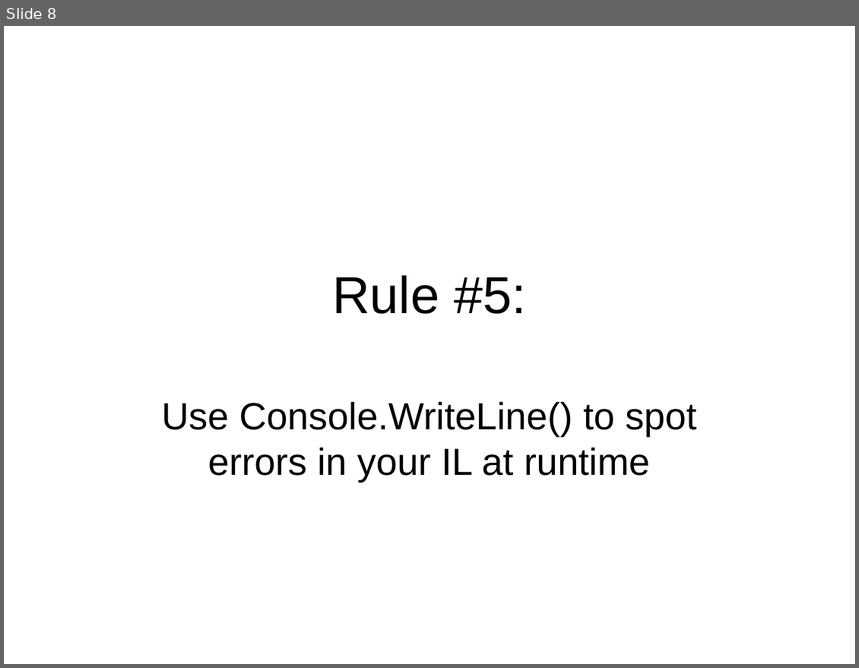
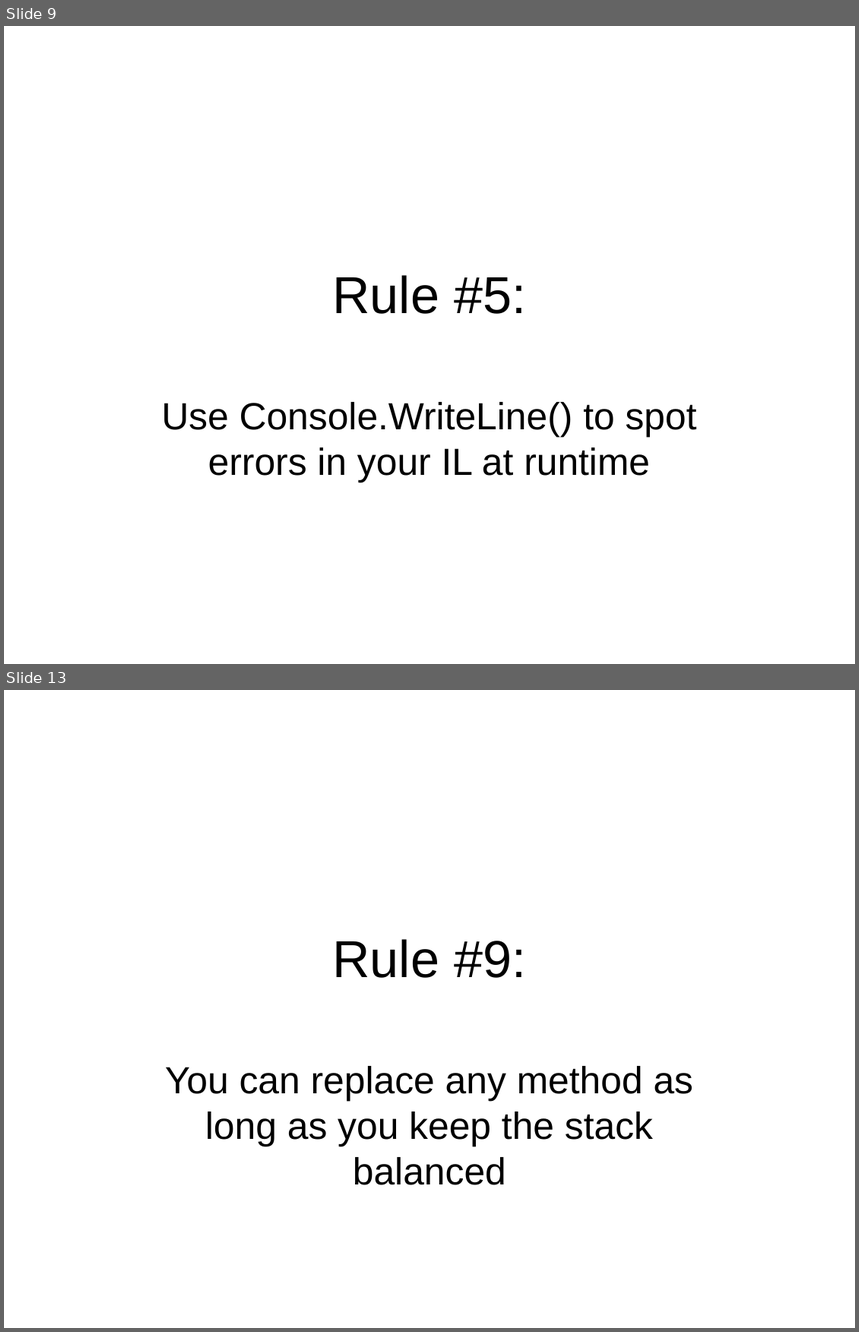
Before and after one commit to philiplaureano/ILRewritingTalk, a slide deck: Ten Simple Rules for Rewriting IL.ppt. Shown one above the other, each under a label of ours: slide 8 before the commit, slides 9 and 13 after it; the slides between them are not shown. The pictures are 859x668 and 859x1332 pixels, drawn with LibreOffice and Linux fonts; fonts in the diff are those of the drawing. Boxes give left, top, right and bottom in pixels: in the first picture for what was removed or moved away, otherwise in the second. Text is boxed around its words. In the diff, an @@ line names an element or a change of style, - is before the commit and + after.

Commit message:
Updated slides with all of the ten rules and added text file dumps for Rule 2

```diff
--- a/Ten Simple Rules for Rewriting IL.ppt
+++ b/Ten Simple Rules for Rewriting IL.ppt
@@ slide 13 added at box(4, 690, 855, 1328), background #FFFFFF @@
@@ title added at box(332, 939, 526, 978), 44 pt, text #000000 @@
+Rule #9:
@@ subtitle added at box(165, 1066, 694, 1186), 32 pt, text #000000 @@
+You can replace any method as long as you keep the stack balanced
@@ what was slide 8 is now slide 9 @@
```
Also in this commit, not shown: 5 other slides added, 15 other files.
